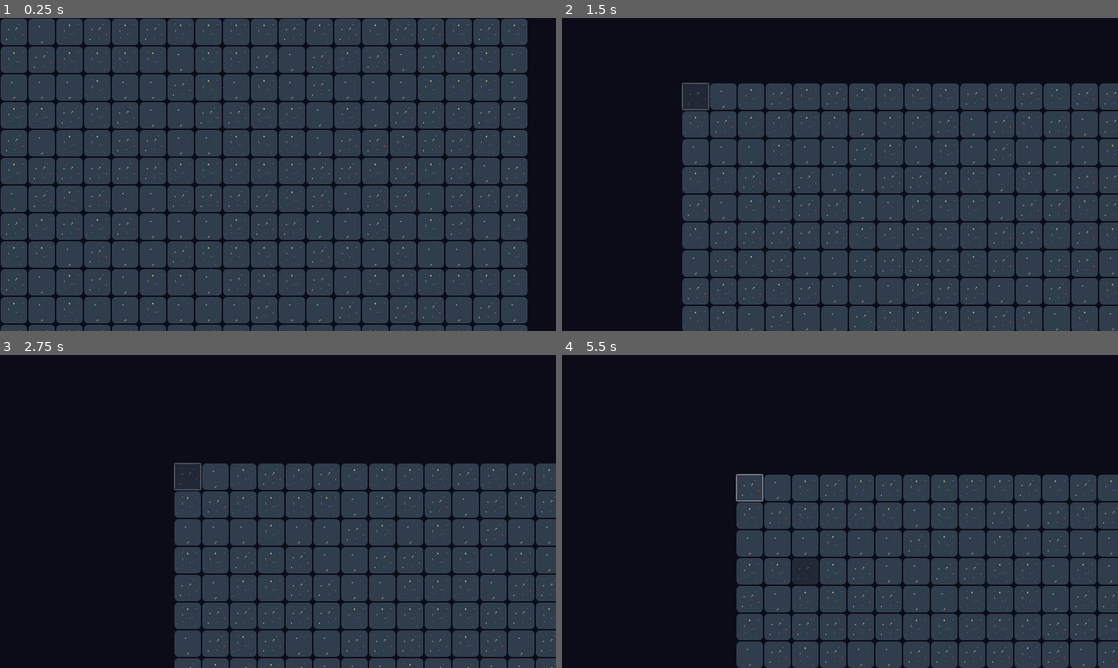
Above: before the commit, frames 1-4 (two rows, left to right).
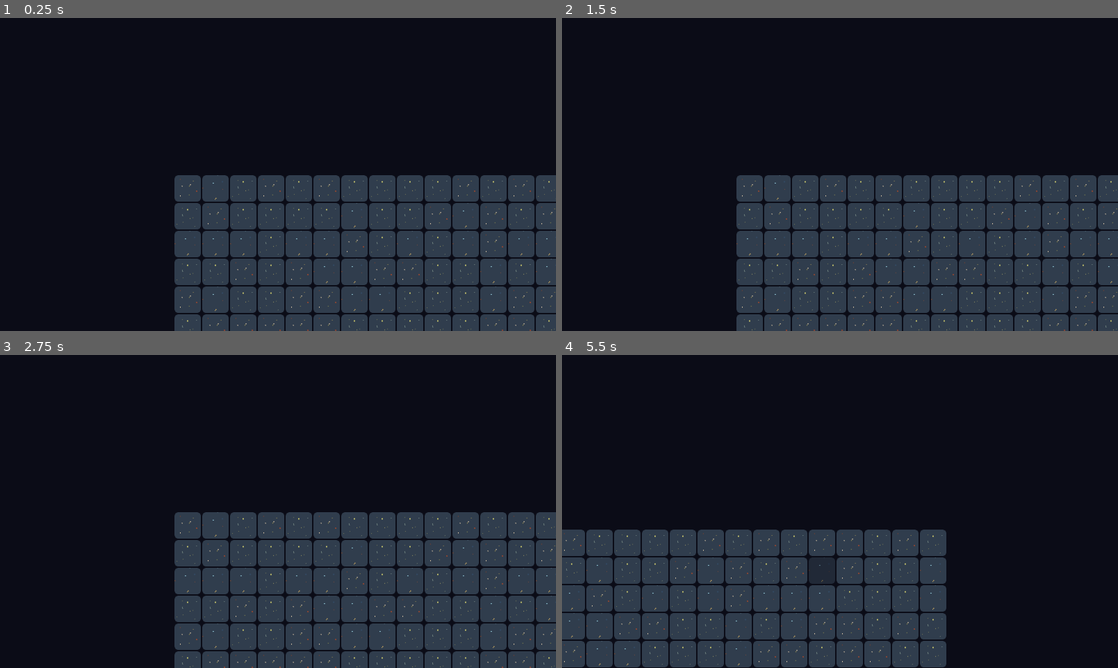
Above: after the commit, the same moments.

Repository: syntat/geostrat
Game: Godot game, scene res://game.tscn
Same seed, same stepped clock (60 frames per second), same inputs: the game is played once before the commit and once after it. The project has no main scene, so this scene is started directly.
Inputs (mouse positions are in pixels of both pictures, inside the frame that each line leads up to):
- Up to frame 1 (0.25 s): no input
- Up to frame 2 (1.5 s): click (573, 30) at 0.52 s; click (673, 86) at 1.27 s
- Up to frame 3 (2.75 s): click (172, 455) at 2.02 s
- Up to frame 4 (5.5 s): move the mouse to (962, 495) at 2.77 s; hold Right mouse button (scroll, bound only after the commit) 2.78-3.53 s; move the mouse to (728, 527) at 3.52 s; right-click (728, 527) at 3.6 s; move the mouse to (895, 442) at 4.27 s; hold Right mouse button (scroll, bound only after the commit) 4.28-5.03 s; move the mouse to (812, 574) at 5.02 s; right-click (812, 574) at 5.1 s

The runs differ from the first frame. In frame 1, 66% of the frame differs, in the area x 0-100%, y 0-100%; in frame 2, 32%; in frame 3, 15%; in frame 4, 38%.

Commit message:
camera adjusted to manual click scroll

Diff:
--- a/Camera.gd
+++ b/Camera.gd
@@ -1,24 +1,33 @@
 extends Camera2D
 
-var resolution: Vector2
-var screen_centre: Vector2
 var velocity: Vector2
-# there is a circle in the centre of the screen of radius r that is used to check against mouse
-# position, if it is outside the camera moves along the 'normal' with speed linearly proportional to the
-# distance outside of the radius
-var radius := 160
+var nail: Vector2
+var scrolling: bool
+
+# FIX: Problems with clamping of the camera - no smooth movement when skirting the edges
+
+var last_mouse_position: Vector2
+var current_mouse_position: Vector2
+var mouse_delta: Vector2
+var just_started_scroll: bool = true
 
 func _ready():
-	velocity = Vector2(0,0)
-	resolution = get_viewport_rect().size
-	position = resolution / 2
-	screen_centre = resolution / 2
-	print("RESOLUTION IS : ", resolution)
+	scrolling = false
+	pass
+
 func _process(delta):
-	var mouse_position: Vector2 = get_viewport().get_mouse_position()
-	var v: Vector2 = mouse_position - screen_centre
-	velocity = Vector2(0,0)
-	if v.length() > radius:
-		velocity = (v) * 30 * delta
-
-	position += velocity * delta
+	velocity = Vector2.ZERO
+	if scrolling:
+		current_mouse_position = get_local_mouse_position()
+		if just_started_scroll:
+			last_mouse_position = current_mouse_position
+			just_started_scroll = false
+		mouse_delta = current_mouse_position - last_mouse_position
+		last_mouse_position = current_mouse_position
+	if Input.is_action_pressed("scroll"):
+		scrolling = true
+	if Input.is_action_just_released("scroll"):
+		scrolling = false
+		just_started_scroll = true
+		mouse_delta = Vector2(0,0)
+	position -= mouse_delta
--- a/project.godot
+++ b/project.godot
@@ -19,6 +19,14 @@
 window/size/viewport_width=1600
 window/size/viewport_height=900
 
+[input]
+
+scroll={
+"deadzone": 0.5,
+"events": [Object(InputEventMouseButton,"resource_local_to_scene":false,"resource_name":"","device":-1,"window_id":0,"alt_pressed":false,"shift_pressed":false,"ctrl_pressed":false,"meta_pressed":false,"button_mask":0,"position":Vector2(0, 0),"global_position":Vector2(0, 0),"factor":1.0,"button_index":2,"canceled":false,"pressed":false,"double_click":false,"script":null)
+]
+}
+
 [rendering]
 
 environment/defaults/default_clear_color=Color(0.0444187, 0.0472284, 0.0923552, 1)
